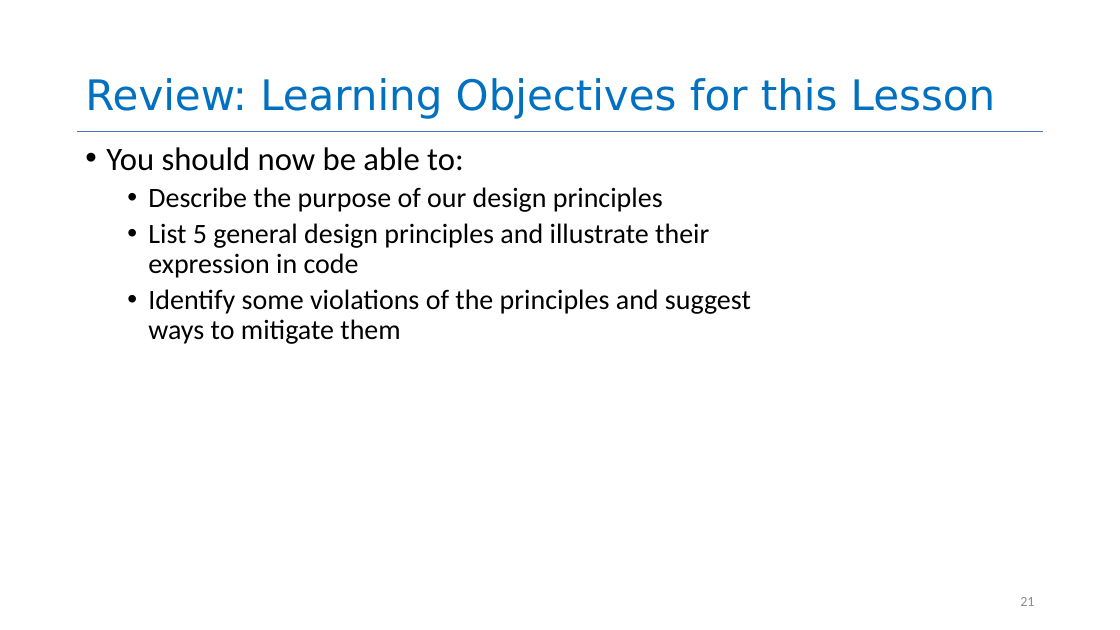
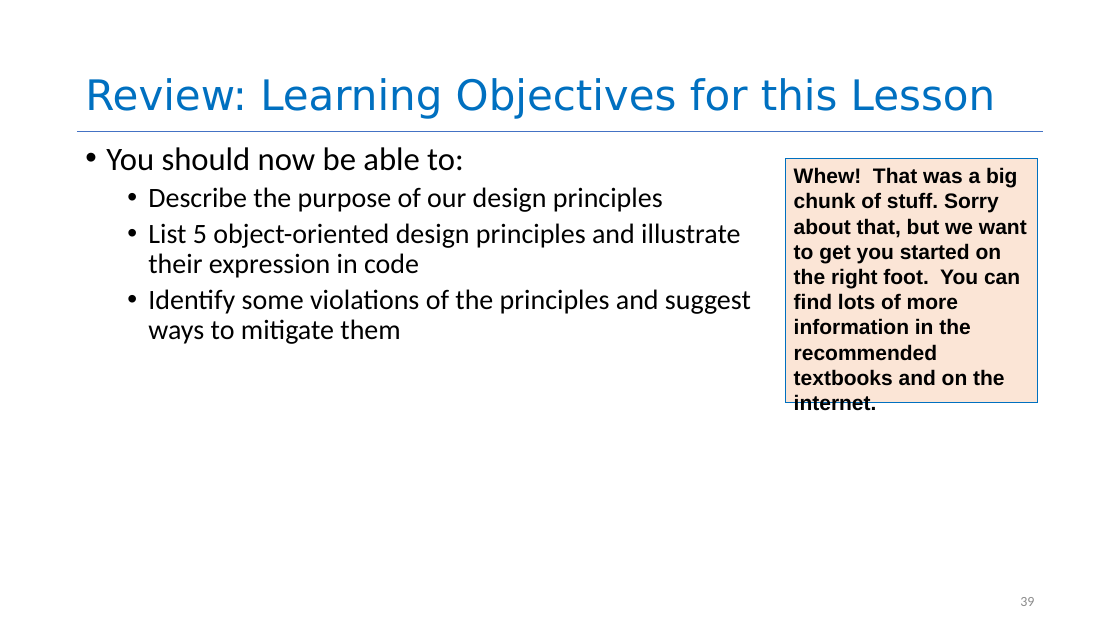
Before and after one commit to neu-se/CS4530-CS5500-Spring-2021, a slide deck: slide 39 of Slides/Lesson 1.3 Object-Oriented Principles.pptx (slide 21 before the commit). Drawn at 1120x630 pixels with LibreOffice and Linux fonts; fonts in the diff are those of the drawing. Boxes give left, top, right and bottom in pixels: in the first picture for what was removed or moved away, otherwise in the second. Text is boxed around its words. In the diff, an @@ line names an element or a change of style, - is before the commit and + after.

```diff
--- a/Slides/Lesson 1.3 Object-Oriented Principles.pptx
+++ b/Slides/Lesson 1.3 Object-Oriented Principles.pptx
@@ rectangle added at bbox=[786, 159, 1038, 402], fill #FBE5D6, outline #0070C0 1 pt, 18 pt, text #000000, bold @@
+Whew! That was a big chunk of stuff. Sorry about that, but we want to get you started on the right foot. You can find lots of more information in the recommended textbooks and on the internet.
@@ text at bbox=[148, 223, 740, 278]: text changed @@
-  • List 5 general design principles and illustrate their expression in code
+  • List 5 object-oriented design principles and illustrate their expression in code
@@ page number at bbox=[1020, 597, 1034, 606]: text changed @@
-21
+39
```
Also in this commit, not shown: 9 other slides changed, 20 slides added, 2 slides removed, 1 other file.
